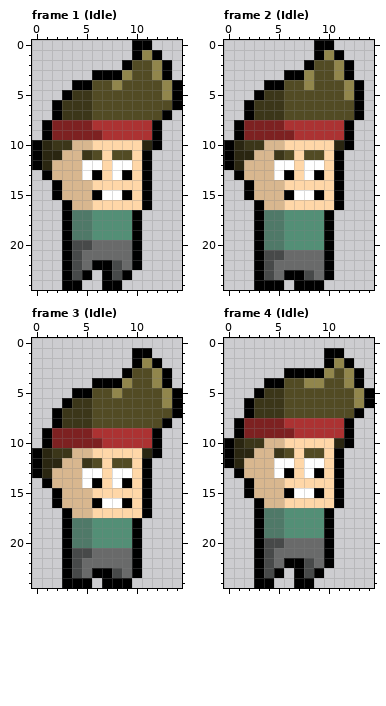
Pixel-art file, stored at RawAssets/randomGuy2.aseprite. The picture above was drawn from the file before the commit.
15x25 pixels, 9 frames. Shown: frame 1 (Idle), frame 2 (Idle), frame 3 (Idle), frame 4 (Idle). The commit also changed other frames, which this record leaves out.
The result:
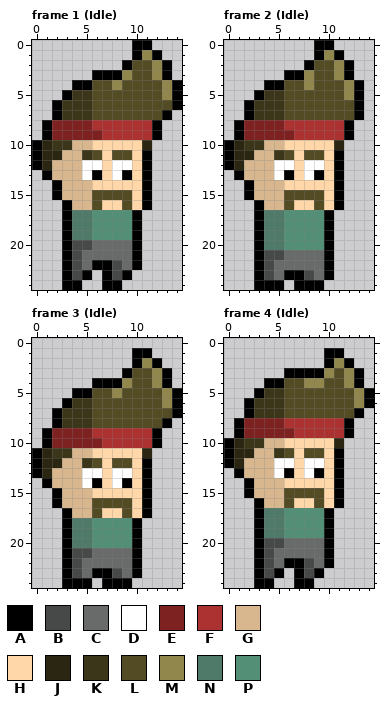
Palette (. is transparent): A #000000  B #474949  C #696a6a  D #ffffff  E #7d2121  F #ac3232  G #d8b78f  H #ffd7a8  J #2a2611  K #3b3619  L #524b24  M #91864c  N #4f7968  P #538f76
Difference:
Frame 1 (Idle):
Colour L replaces colour A in row 15 at x 6 and 9.
Colour L replaces colour D in row 15 at x 7 to 8.
Colour L replaces colour H in row 16 at x 6 and 9.
The author cleared colour A in row 10 at x 12.
Frame 2 (Idle): the same change as frame 1 (Idle)
Frame 3 (Idle):
Colour L replaces colour A in row 16 at x 6 and 9.
Colour L replaces colour D in row 16 at x 7 to 8.
Colour L replaces colour H in row 17 at x 6 and 9.
The author cleared colour A in row 11 at x 12.
Frame 4 (Idle): the same change as frame 1 (Idle)
Pixel boxes of the changes (left, top, right, bottom) in both pictures:
erased: (152, 140, 162, 150)
changed: (92, 190, 132, 210)
erased: (344, 140, 354, 150)
changed: (284, 190, 324, 210)
erased: (152, 448, 162, 458)
changed: (92, 498, 132, 518)
erased: (344, 438, 354, 448)
changed: (284, 488, 324, 508)
